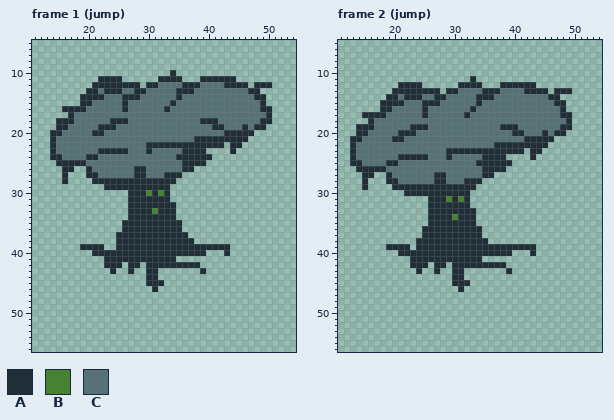
Two versions of one pixel-art file, Assets/Sprites/Player.aseprite. That is the earlier state.
64x64 pixels, 16 frames. Shown: frame 1 (jump): x 11..54, y 5..56; frame 2 (jump): x 11..54, y 5..56. The commit also changed other frames, which this record leaves out.
Palette (. is transparent): A #202e37  B #468232  C #577277
Once edited:
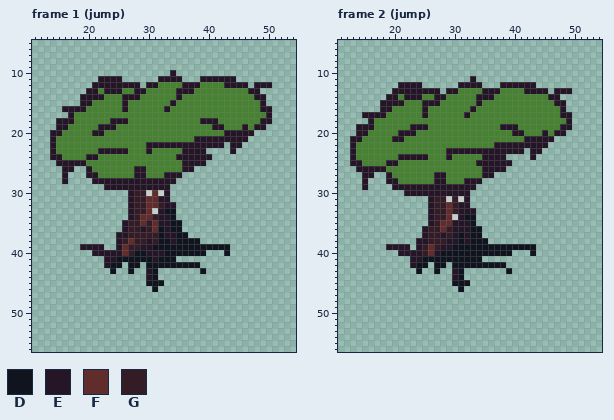
Colours new in this view: D #10141f  E #241527  F #602c2c  G #341c27
Message: player half way shaded
The exact change:
colour B: #468232 -> #c7cfcc
colour C: #577277 -> #468232
Frame 1 (jump), layers "Leafs", "Player":
y 10: x 34 A -> E
y 11: x 22..25 AAAA -> EEEE; x 32..35 AAAA -> EEEE; x 39..44 AAAAAA -> EEEEEE
y 12: x 21..28 AAAAAAAA -> EEEEEEEE; x 30..31 AA -> EE; x 36..38 AAA -> EEE; x 43..46 AAAA -> EEEE; x 48..50 AAA -> EEE
y 13: x 20..21 AA -> EE; x 23..25 AAA -> EEE; x 28..29 AA -> EE; x 35..37 AAA -> EEE; x 47..48 AA -> EE
y 14: x 19..22 AAAA -> EEEE; x 26..28 AAA -> EEE; x 35 A -> E; x 48..49 AA -> EE
y 15: x 19..20 AA -> EE; x 26 A -> E; x 34 A -> E; x 49 A -> E
y 16: x 16..19 AAAA -> EEEE; x 26 A -> E; x 33 A -> E; x 49..50 AA -> EE
y 17: x 17 A -> E; x 50 A -> E
y 18: x 15..17 AAA -> EEE; x 24..26 AAA -> EEE; x 39..41 AAA -> EEE; x 49..50 AA -> EE
y 19: x 15..16 AA -> EE; x 22..24 AAA -> EEE; x 41..42 AA -> EE; x 46 A -> E; x 48..49 AA -> EE
y 20: x 14..15 AA -> EE; x 21..22 AA -> EE; x 43..47 AAAAA -> EEEEE
y 21: x 14 A -> E; x 38..46 AAAAAAAAA -> EEEEEEEEE
y 22: x 14 A -> E; x 30..42 AAAAAAAAAAAAA -> EEEEEEEEEEEEE; x 44..45 AA -> EE
y 23: x 14 A -> E; x 22..26 AAAAA -> EEEEE; x 30 A -> E; x 36..39 AAAA -> EEEE; x 44 A -> E
y 24: x 14..15 AA -> EE; x 20..21 AA -> EE; x 35..40 AAAAAA -> EEEEEE
y 25: x 15..19 AAAAA -> EEEEE; x 36..39 AAAA -> EEEE
y 26: x 16..17 AA -> EE; x 20 A -> E; x 28..29 AA -> EE; x 36..37 AA -> EE
y 27: x 16 A -> E; x 20..21 AA -> EE; x 28..29 AA -> EE; x 33..35 AAA -> EEE
y 28: x 16 A -> E; x 21..34 AAAAAAAAAAAAAA -> EEEEEEEEEEEEEE
y 29: x 23..33 AAAAAAAAAAA -> EEEEEEEEEEE
y 30: x 27..29 AAA -> EGG; x 31 A -> F; x 33 A -> E
y 31: x 27..33 AAAAAAA -> EGGFFEE
y 32: x 27..34 AAAAAAAA -> EGGFFGEE
y 33: x 27..30 AAAA -> EGGF; x 32..34 AAA -> EDD
y 34: x 27..34 AAAAAAAA -> EGFFGEED
y 35: x 26..35 AAAAAAAAAA -> EGGFGFEEDD
y 36: x 26..35 AAAAAAAAAA -> EGGEGFDEDD
y 37: x 25..36 AAAAAAAAAAAA -> EEGGGGGDEEDD
y 38: x 25..38 AAAAAAAAAAAAA. -> EGFGGEGDDEDDDD
y 39: x 19..22 AAAA -> EEEE; x 25..43 AAAAAAAAAAAAAAAAAAA -> EFGGEEDDDDDDDDDDDDD
y 40: x 21..39 AAAAAAAAAAAAAAAAAAA -> EEEEEFGDDEEEDDDDDDD; x 43 A -> D
y 41: x 23..34 AAAAAAAAAAAA -> EEDDDDDDEDDD
y 42: x 23..25 AAA -> EDD; x 27..28 AA -> DD; x 30..38 AAAAAAAAA -> DDDDDDDDD
y 43: x 24 A -> D; x 27 A -> D; x 30..31 AA -> ED; x 39 A -> D
y 44: x 30..31 AA -> ED
y 45: x 30..32 AAA -> DDD
y 46: x 31 A -> D
Frame 2 (jump), layers "Leafs", "Player":
y 11: x 33 A -> E
y 12: x 21..24 AAAA -> EEEE; x 31..34 AAAA -> EEEE; x 38..43 AAAAAA -> EEEEEE
y 13: x 20..27 AAAAAAAA -> EEEEEEEE; x 29..30 AA -> EE; x 35..37 AAA -> EEE; x 42..45 AAAA -> EEEE; x 47..49 AAA -> EEE
y 14: x 19..20 AA -> EE; x 22..24 AAA -> EEE; x 27..28 AA -> EE; x 34..36 AAA -> EEE; x 46..47 AA -> EE
y 15: x 18..21 AAAA -> EEEE; x 25..27 AAA -> EEE; x 34 A -> E; x 47..48 AA -> EE
y 16: x 18..19 AA -> EE; x 25 A -> E; x 33 A -> E; x 48 A -> E
y 17: x 15..18 AAAA -> EEEE; x 25 A -> E; x 32 A -> E; x 48..49 AA -> EE
y 18: x 16 A -> E; x 49 A -> E
y 19: x 14..16 AAA -> EEE; x 23..25 AAA -> EEE; x 38..40 AAA -> EEE; x 48..49 AA -> EE
y 20: x 14..15 AA -> EE; x 21..23 AAA -> EEE; x 40..41 AA -> EE; x 45 A -> E; x 47..48 AA -> EE
y 21: x 13..14 AA -> EE; x 20..21 AA -> EE; x 42..46 AAAAA -> EEEEE
y 22: x 13 A -> E; x 37..45 AAAAAAAAA -> EEEEEEEEE
y 23: x 13 A -> E; x 29..41 AAAAAAAAAAAAA -> EEEEEEEEEEEEE; x 43..44 AA -> EE
y 24: x 13 A -> E; x 21..25 AAAAA -> EEEEE; x 29 A -> E; x 35..38 AAAA -> EEEE; x 43 A -> E
y 25: x 13..14 AA -> EE; x 19..20 AA -> EE; x 34..39 AAAAAA -> EEEEEE
y 26: x 14..18 AAAAA -> EEEEE; x 35..38 AAAA -> EEEE
y 27: x 15..16 AA -> EE; x 19 A -> E; x 27..28 AA -> EE; x 35..36 AA -> EE
y 28: x 15 A -> E; x 19..20 AA -> EE; x 27..28 AA -> EE; x 32..34 AAA -> EEE
y 29: x 15 A -> E; x 20..33 AAAAAAAAAAAAAA -> EEEEEEEEEEEEEE
y 30: x 22..32 AAAAAAAAAAA -> EEEEEEEEEEE
y 31: x 26..28 AAA -> EGG; x 30 A -> G; x 32 A -> E
y 32: x 26..32 AAAAAAA -> EGGFGEE
y 33: x 26..33 AAAAAAAA -> EGGFGEEE
y 34: x 26..29 AAAA -> EGGF; x 31..33 AAA -> EDD
y 35: x 26..33 AAAAAAAA -> EGFFEEED
y 36: x 25..34 AAAAAAAAAA -> EGGFGEEEDD
y 37: x 25..34 AAAAAAAAAA -> EGGEGEDEDD
y 38: x 24..35 AAAAAAAAAAAA -> EEGGGEEDEDDD
y 39: x 19..22 AAAA -> EEEE; x 24..43 AAAAAAAAAAAAAAAAAAAA -> EGFGEEDDDDDDDDDDDDDD
y 40: x 21..39 AAAAAAAAAAAAAAAAAAA -> EEEEGFEDDDDDDDDDDDD; x 43 A -> D
y 41: x 23..34 AAAAAAAAAAAA -> EEDDDDDDDDDD
y 42: x 23..25 AAA -> EDD; x 27..28 AA -> DD; x 30..38 AAAAAAAAA -> DDDDDDDDD
y 43: x 24 A -> D; x 27 A -> D; x 30..31 AA -> ED; x 39 A -> D
y 44: x 30..31 AA -> ED
y 45: x 30..32 AAA -> DDD
y 46: x 31 A -> D
